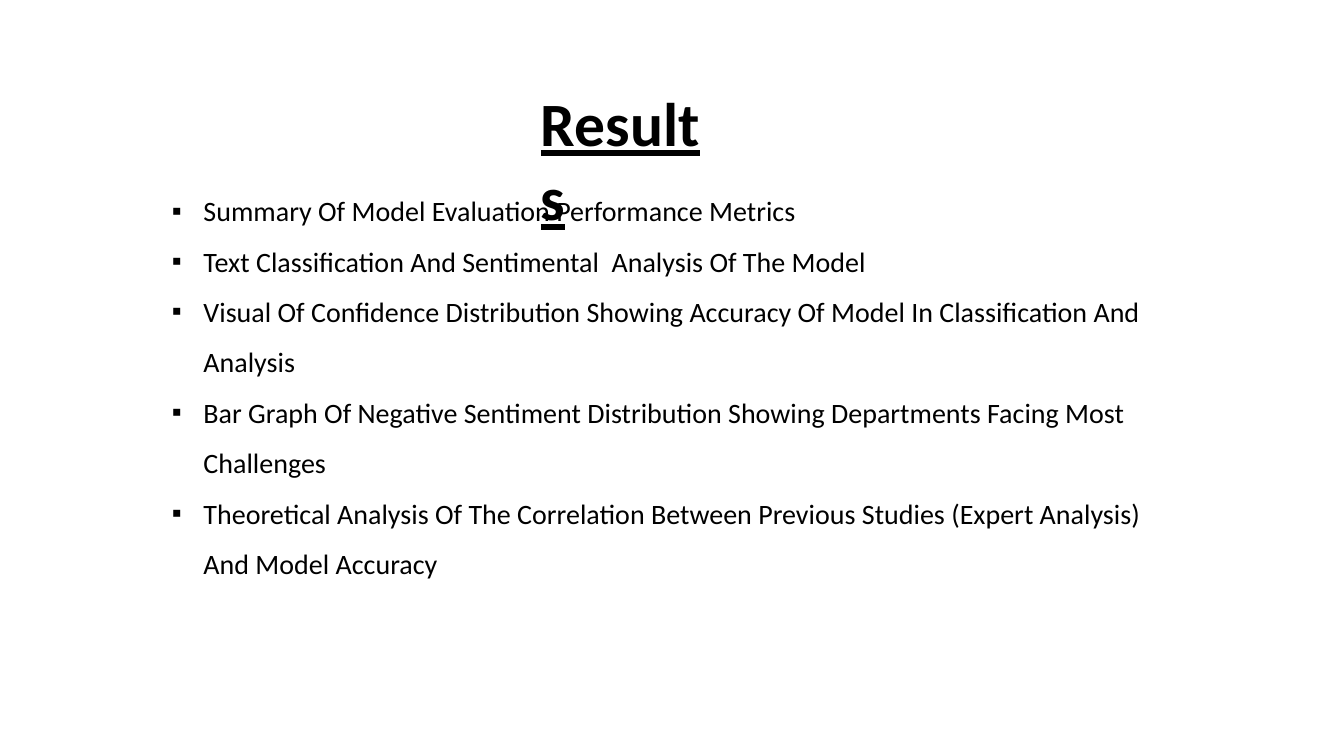
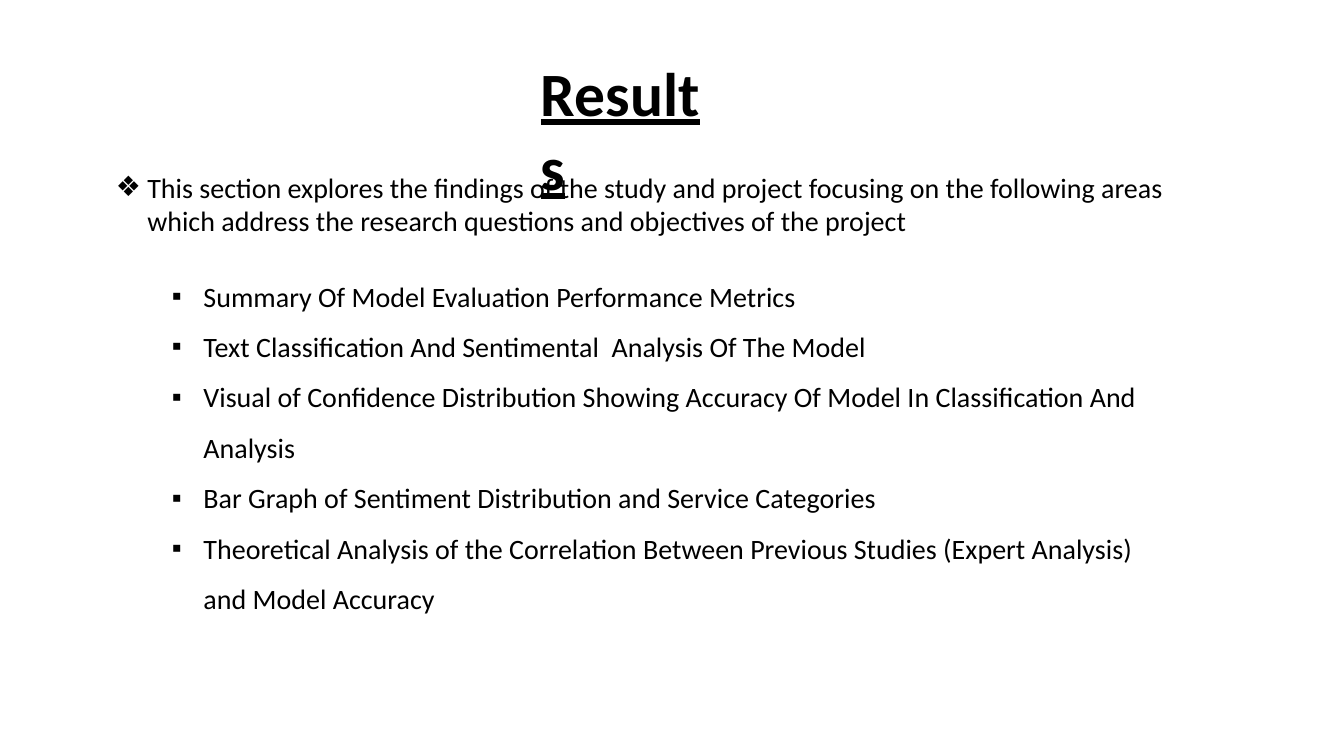
Before and after one commit to AllanDS-coder/pilgrim-sentiment-analysis, a slide deck: slide 31 of AI-Driven Analysis of Pilgrim Experiences Enhancing Hajj and Umrah Services Through Smart Data Insigh.pptx (slide 13 before the commit). Drawn at 1344x756 pixels with LibreOffice and Linux fonts; fonts in the diff are those of the drawing; background and template pictures are left out. Boxes give left, top, right and bottom in pixels: in the first picture for what was removed or moved away, otherwise in the second. Text is boxed around its words. In the diff, an @@ line names an element or a change of style, - is before the commit and + after.

```diff
--- a/AI-Driven Analysis of Pilgrim Experiences Enhancing Hajj and Umrah Services Through Smart Data Insigh.pptx
+++ b/AI-Driven Analysis of Pilgrim Experiences Enhancing Hajj and Umrah Services Through Smart Data Insigh.pptx
@@ text "Results": place and size @@
-text "Results" at bbox=[531, 81, 732, 165]
+text "Results" at bbox=[531, 49, 732, 134]
@@ text added at bbox=[147, 175, 1162, 236], 20 pt, text #000000 @@
+❖ This section explores the findings of the study and project focusing on the following areas which address the research questions and objectives of the project
@@ text "Summary Of Model Evaluation Performance ...": place and size @@
-text "Summary Of Model Evaluation Performance ..." at bbox=[203, 198, 1140, 579]
+text "Summary Of Model Evaluation Performance ..." at bbox=[203, 287, 1136, 614]
@@ text at bbox=[203, 387, 1136, 614]: text changed @@
-▪ Visual Of Confidence Distribution Showing Accuracy Of Model In Classification And Analysis
-▪ Bar Graph Of Negative Sentiment Distribution Showing Departments Facing Most Challenges
-▪ Theoretical Analysis Of The Correlation Between Previous Studies (Expert Analysis) And Model Accuracy
+▪ Visual of Confidence Distribution Showing Accuracy Of Model In Classification And Analysis
+▪ Bar Graph of Sentiment Distribution and Service Categories
+▪ Theoretical Analysis of the Correlation Between Previous Studies (Expert Analysis) and Model Accuracy
```
Also in this commit, not shown: 11 other slides changed, 38 slides added, 3 slides removed, 1 other file.
